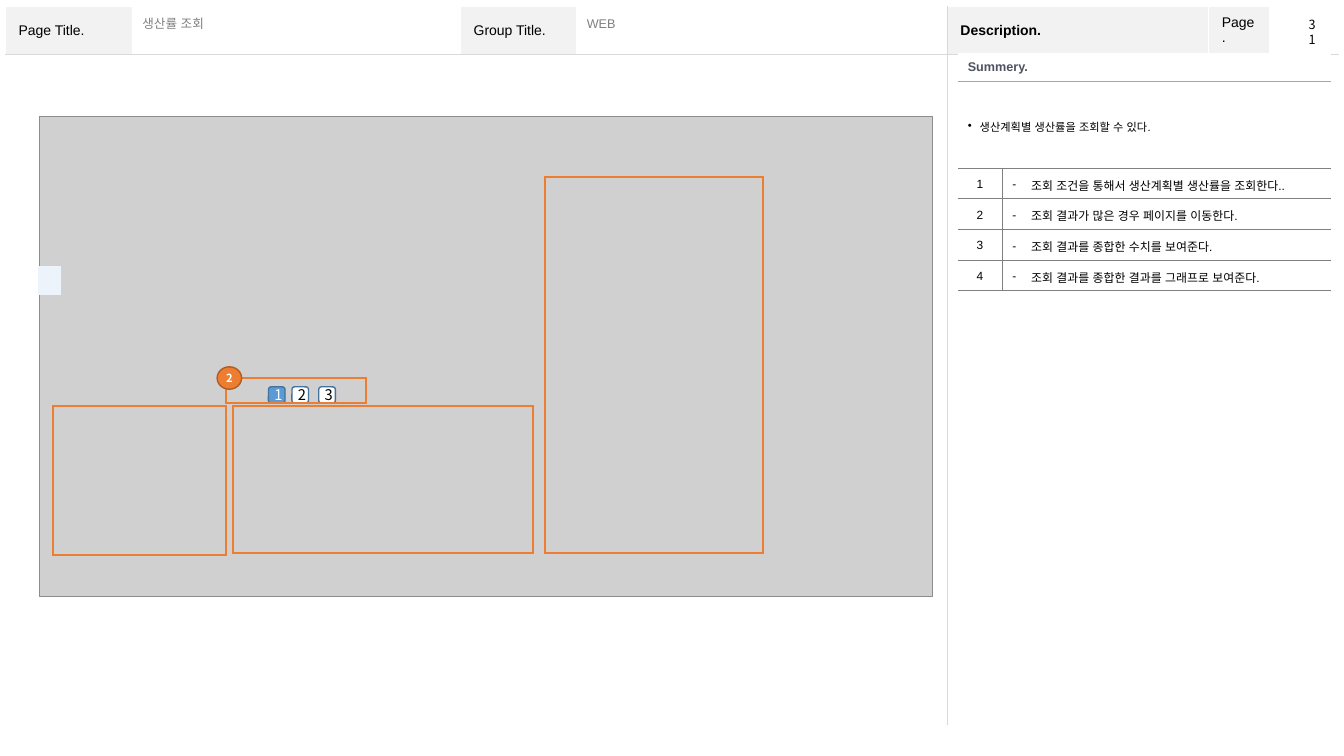
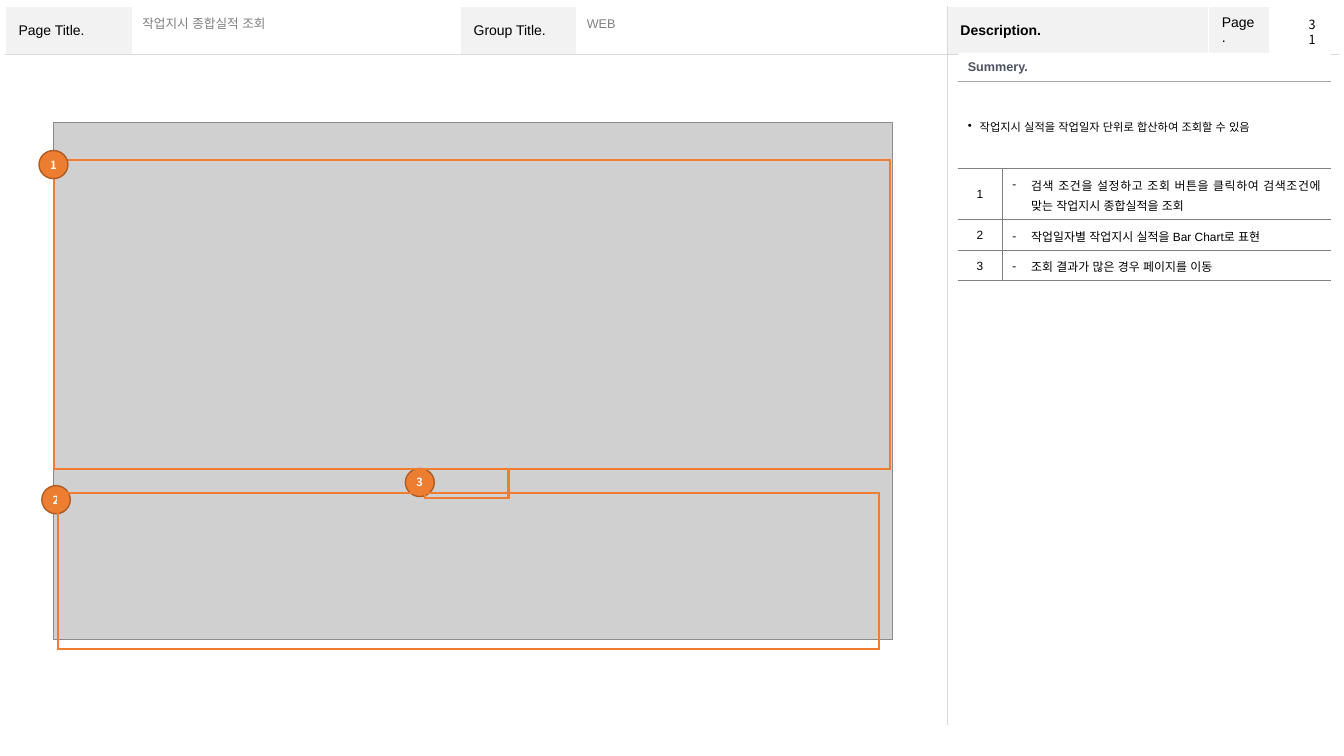
Before and after one commit to YJY1512/GoodeeTeamProject2, a slide deck: slide 31 of Team2 화면설계서.pptx. Drawn at 1344x756 pixels with LibreOffice and Linux fonts; fonts in the diff are those of the drawing; grey boxes stand for pictures. Boxes give left, top, right and bottom in pixels: in the first picture for what was removed or moved away, otherwise in the second. Text is boxed around its words. In the diff, an @@ line names an element or a change of style, - is before the commit and + after.

```diff
--- a/Team2 화면설계서.pptx
+++ b/Team2 화면설계서.pptx
@@ text at [142,17,265,29]: text changed @@
-생산률 조회
+작업지시 종합실적 조회
@@ table at [958,52,1331,276] @@
-row 2: 생산계획별 생산률을 조회할 수 있다. | 
-row 3: 1 | 조회 조건을 통해서 생산계획별 생산률을 조회한다..
-row 4: 2 | 조회 결과가 많은 경우 페이지를 이동한다.
-row 5: 3 | 조회 결과를 종합한 수치를 보여준다.
-row 6: 4 | 조회 결과를 종합한 결과를 그래프로 보여준다.
+row 2: 작업지시 실적을 작업일자 단위로 합산하여 조회할 수 있음 | 
+row 3: 1 | 검색 조건을 설정하고 조회 버튼을 클릭하여 검색조건에 맞는 작업지시 종합실적을 조회
+row 4: 2 | 작업일자별 작업지시 실적을 Bar Chart로 표현
+row 5: 3 | 조회 결과가 많은 경우 페이지를 이동
@@ picture: place and size @@
-picture at [39,117,934,597]
+picture at [53,123,893,640]
@@ ellipse "1": place and size @@
-ellipse "1" at [268,387,284,403]
+ellipse "1" at [39,150,69,178]
@@ ellipse "1" at [39,150,69,178]: size 10.5 to 8 pt, bold on; rounded rectangle to ellipse; fill #5B9BD5 to #ED7D31; outline #43739E 1 pt to #AF5C24 1 pt @@
@@ rectangle added at [53,160,889,470], outline #ED7D31 1.5 pt @@
@@ rectangle removed at [545,176,763,554] @@
@@ rectangle removed at [39,267,60,294] @@
@@ rectangle removed at [227,378,367,403] @@
@@ rounded rectangle removed at [292,387,309,403] @@
-2
@@ rectangle removed at [52,406,226,556] @@
@@ ellipse "3": place and size @@
-ellipse "3" at [319,387,335,403]
+ellipse "3" at [405,469,435,497]
@@ ellipse "3" at [405,469,435,497]: size 10.5 to 8 pt, text colour #000000 to #FFFFFF, bold on; rounded rectangle to ellipse; fill #FFFFFF to #ED7D31; outline #43739E 1 pt to #AF5C24 1 pt @@
@@ rectangle: place and size @@
-rectangle at [233,406,532,554]
+rectangle at [424,470,508,499]
@@ rectangle at [424,470,508,499]: mirrored @@
@@ ellipse "2": place and size @@
-ellipse "2" at [217,367,241,389]
+ellipse "2" at [41,486,70,514]
@@ rectangle added at [57,493,878,649], outline #ED7D31 1.5 pt @@
```
Also in this commit, not shown: 20 other slides changed, 1 slide added, 1 slide removed, 1 other file.
